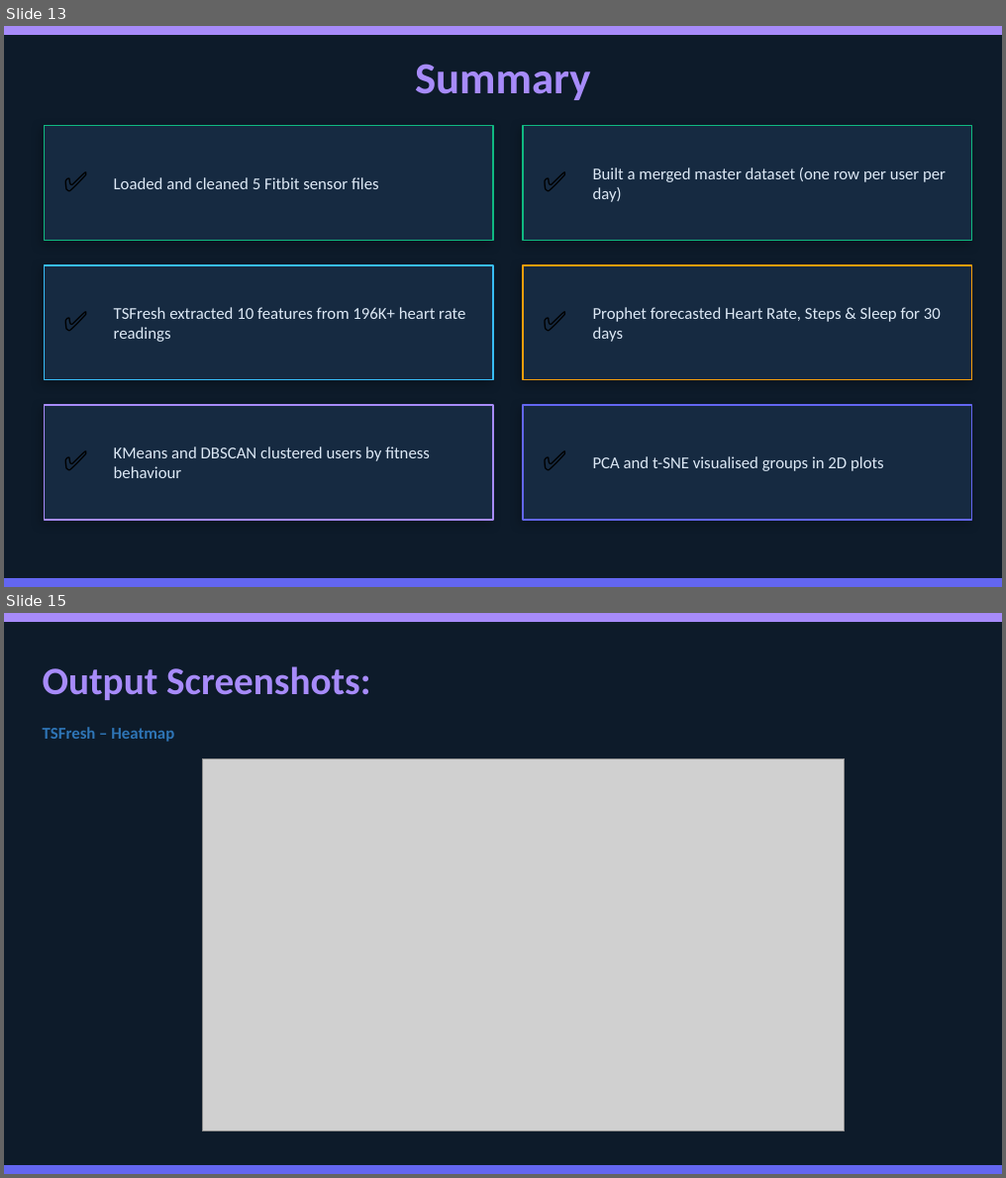
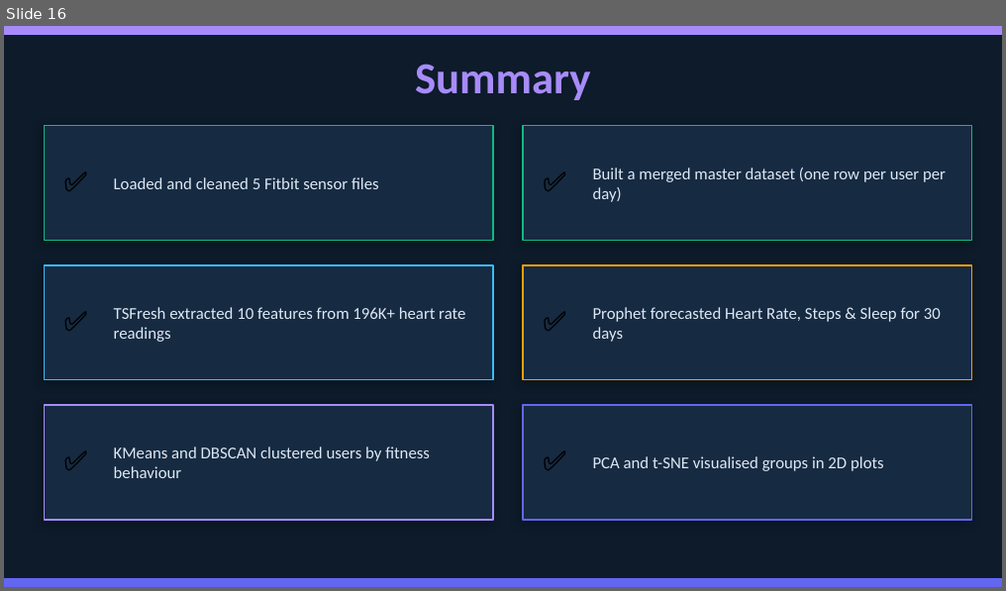
Before and after one commit to Thejomayie09/FitPulse-Health-Anomaly-Detection-from-Fitness-Devices-1, a slide deck: Documentation/Fitpulse_Documentation_final.pptx. Shown one above the other, each under a label of ours: slides 13 and 15 before the commit, slide 16 after it; the slides between them are not shown. The pictures are 1006x1178 and 1006x591 pixels, drawn with LibreOffice and Linux fonts; fonts in the diff are those of the drawing; grey boxes stand for pictures. Boxes give left, top, right and bottom in pixels: in the first picture for what was removed or moved away, otherwise in the second. Text is boxed around its words. In the diff, an @@ line names an element or a change of style, - is before the commit and + after.

```diff
--- a/Documentation/Fitpulse_Documentation_final.pptx
+++ b/Documentation/Fitpulse_Documentation_final.pptx
@@ slide 15 removed at <box>4,613,1002,1174</box>, background #0D1B2A @@
@@ rectangle removed at <box>4,613,1002,621</box> @@
@@ text removed at <box>43,666,370,742</box> @@
-Output Screenshots:
-TSFresh – Heatmap
@@ picture removed at <box>203,759,845,1132</box> @@
@@ rectangle removed at <box>4,1165,1002,1173</box> @@
@@ what was slide 13 is now slide 16 @@
```
Also in this commit, not shown: 6 slides changed, 5 slides added, 10 other slides removed, 1 other file.
